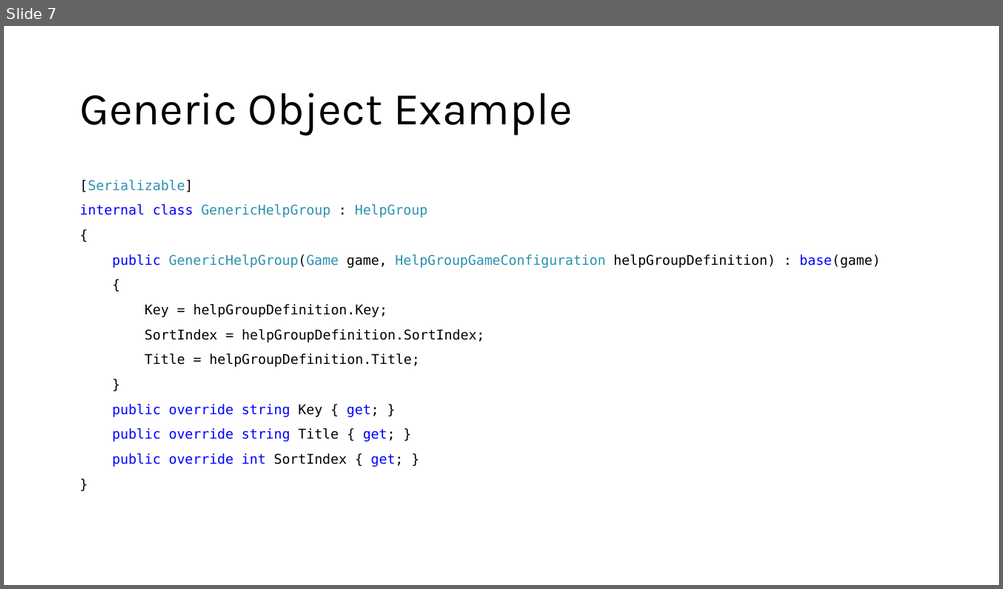
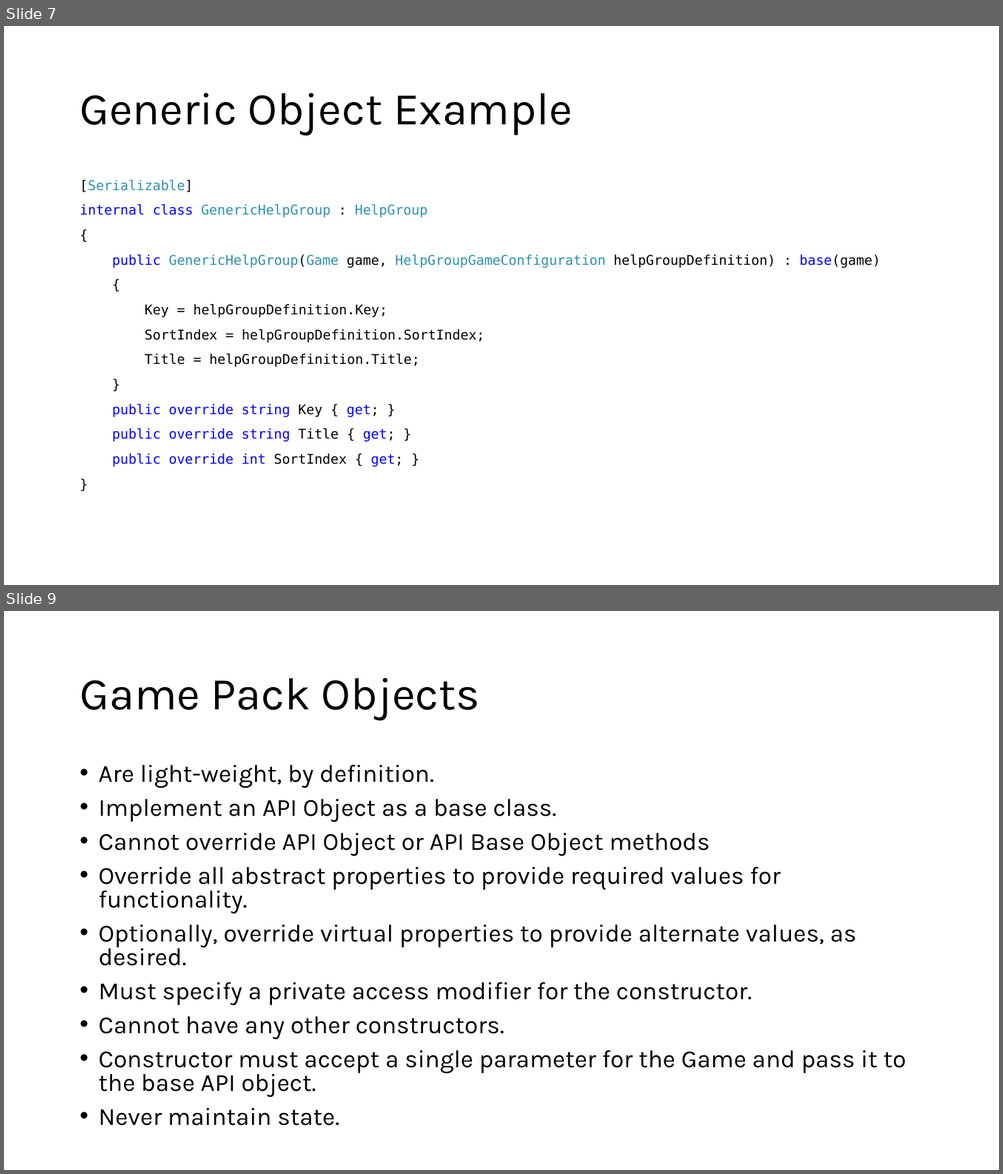
Before and after one commit to marcjohnston/AngbandOS, a slide deck: Documents/Object Property Design and Binding.pptx. Shown one above the other, each under a label of ours: slide 7 before the commit, slides 7 and 9 after it; the slides between them are not shown. The pictures are 1003x589 and 1003x1174 pixels, drawn with LibreOffice and Linux fonts; fonts in the diff are those of the drawing. Boxes give left, top, right and bottom in pixels: in the first picture for what was removed or moved away, otherwise in the second. Text is boxed around its words. In the diff, an @@ line names an element or a change of style, - is before the commit and + after.

```diff
--- a/Documents/Object Property Design and Binding.pptx
+++ b/Documents/Object Property Design and Binding.pptx
@@ slide 9 added at <box>4,611,999,1170</box>, background #FFFFFF @@
@@ title added at <box>79,678,480,721</box>, 44 pt, text #000000 @@
+Game Pack Objects
@@ text added at <box>99,765,906,1126</box>, 23.8 pt, text #000000 @@
+• Are light-weight, by definition.
+• Implement an API Object as a base class.
+• Cannot override API Object or API Base Object methods
+• Override all abstract properties to provide required values for functionality.
+• Optionally, override virtual properties to provide alternate values, as desired.
+• Must specify a private access modifier for the constructor.
+• Cannot have any other constructors.
+• Constructor must accept a single parameter for the Game and pass it to the base API object.
+• Never maintain state.
```
Also in this commit, not shown: 4 slides changed, 4 other slides added, 1 other file.
